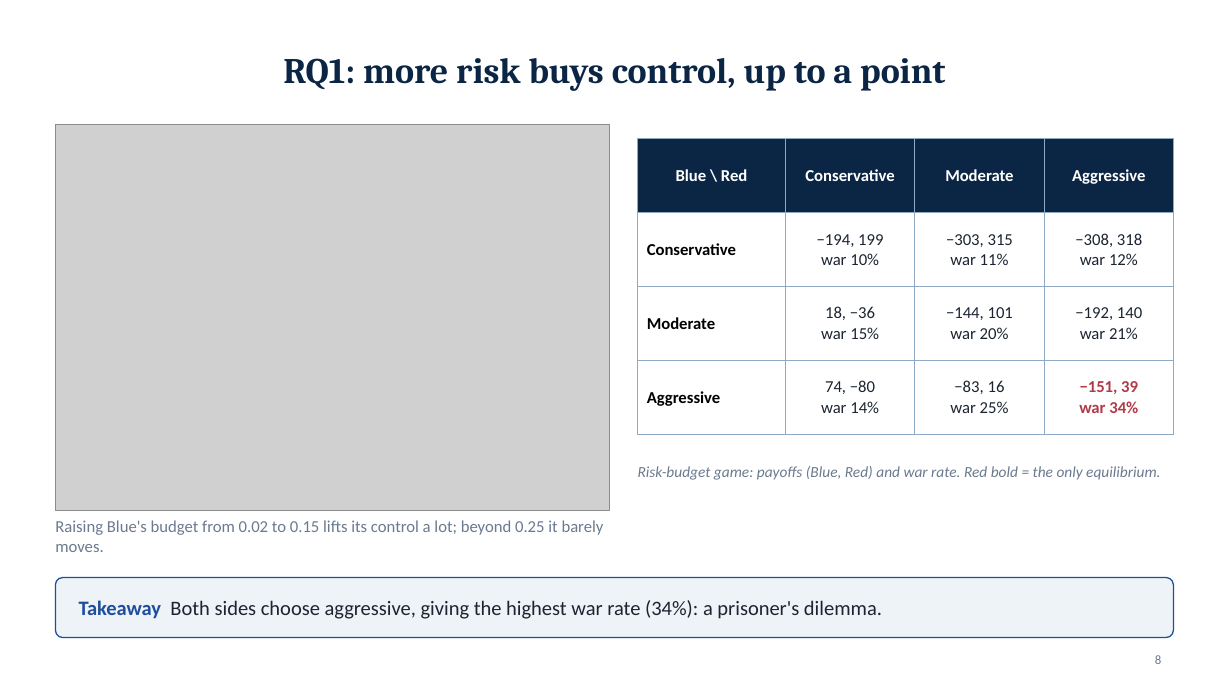
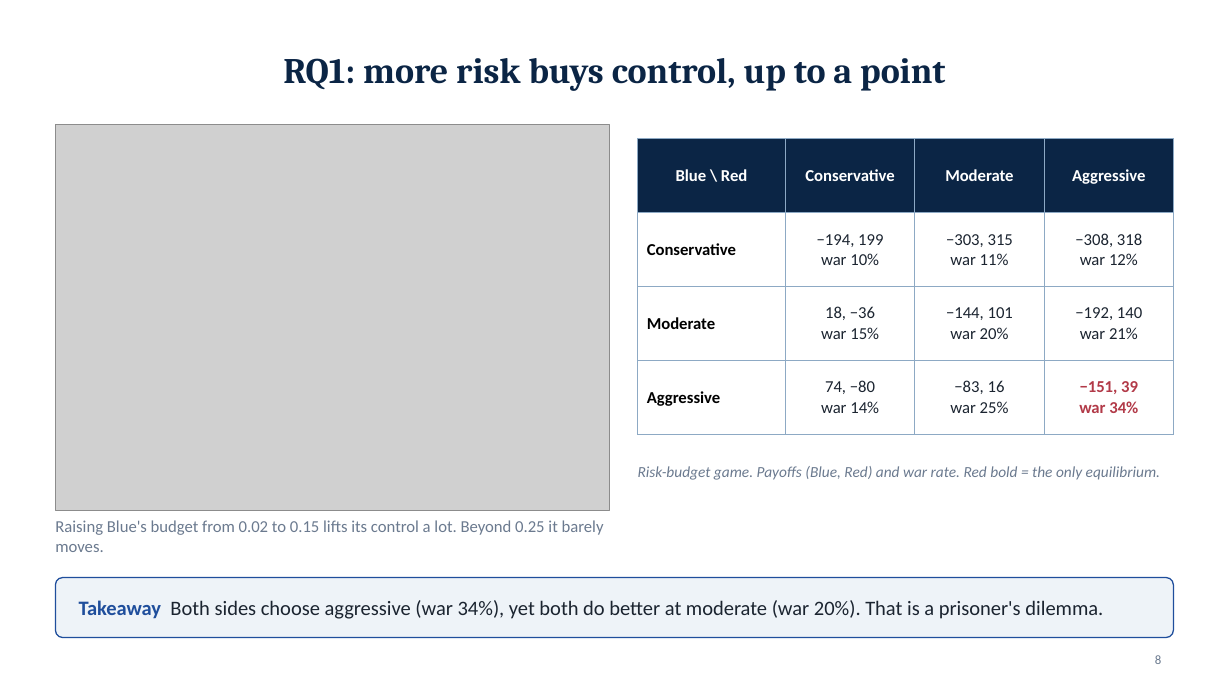
Before and after one commit to draggin-anchor/6.S974-Wargaming-Term-Project, a slide deck: slide 8 of deliverables/02-workshop1-slides.pptx. Drawn at 1232x693 pixels with LibreOffice and Linux fonts; fonts in the diff are those of the drawing; grey boxes stand for pictures. Boxes give left, top, right and bottom in pixels: in the first picture for what was removed or moved away, otherwise in the second. Text is boxed around its words. In the diff, an @@ line names an element or a change of style, - is before the commit and + after.

Commit message:
Slides: short sentences instead of semicolons and colons; PD compared with moderate-moderate

```diff
--- a/deliverables/02-workshop1-slides.pptx
+++ b/deliverables/02-workshop1-slides.pptx
@@ text at (x1=638, y1=466, x2=1160, y2=480): text changed @@
-Risk-budget game: payoffs (Blue, Red) and war rate. Red bold = the only equilibrium.
+Risk-budget game. Payoffs (Blue, Red) and war rate. Red bold = the only equilibrium.
@@ text at (x1=55, y1=520, x2=604, y2=552): text changed @@
-Raising Blue's budget from 0.02 to 0.15 lifts its control a lot; beyond 0.25 it barely moves.
+Raising Blue's budget from 0.02 to 0.15 lifts its control a lot. Beyond 0.25 it barely moves.
@@ text at (x1=79, y1=600, x2=1103, y2=619): text changed @@
-Takeaway Both sides choose aggressive, giving the highest war rate (34%): a prisoner's dilemma.
+Takeaway Both sides choose aggressive (war 34%), yet both do better at moderate (war 20%). That is a prisoner's dilemma.
```
Also in this commit, not shown: 8 other slides changed, 2 other files.
